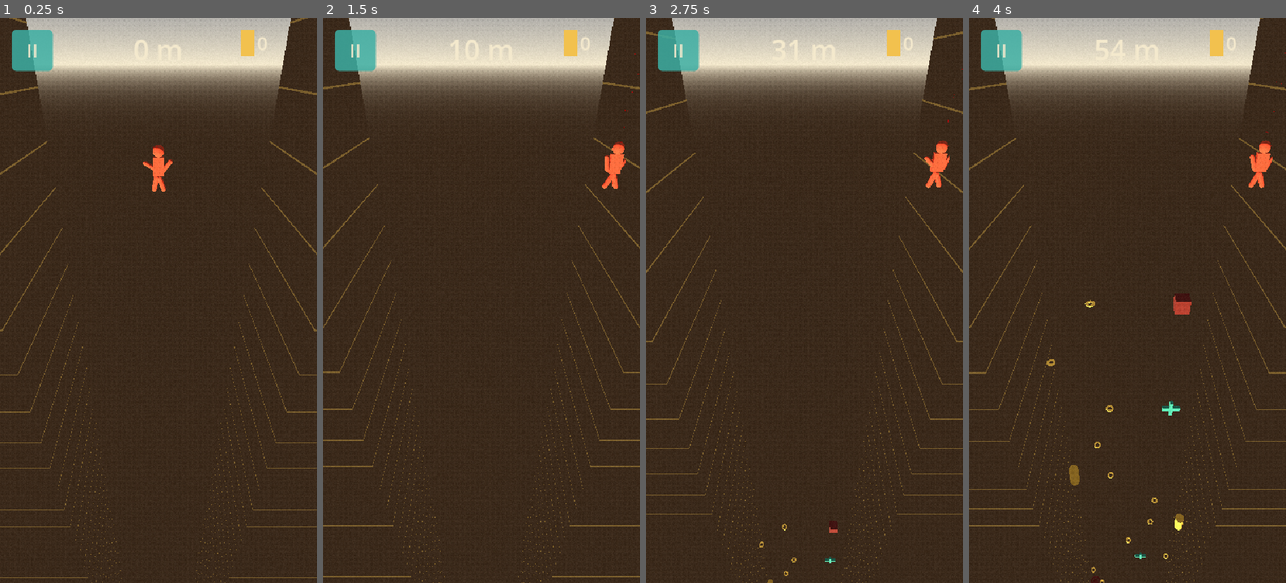
Above: before the commit, frames 1-4 (left to right).
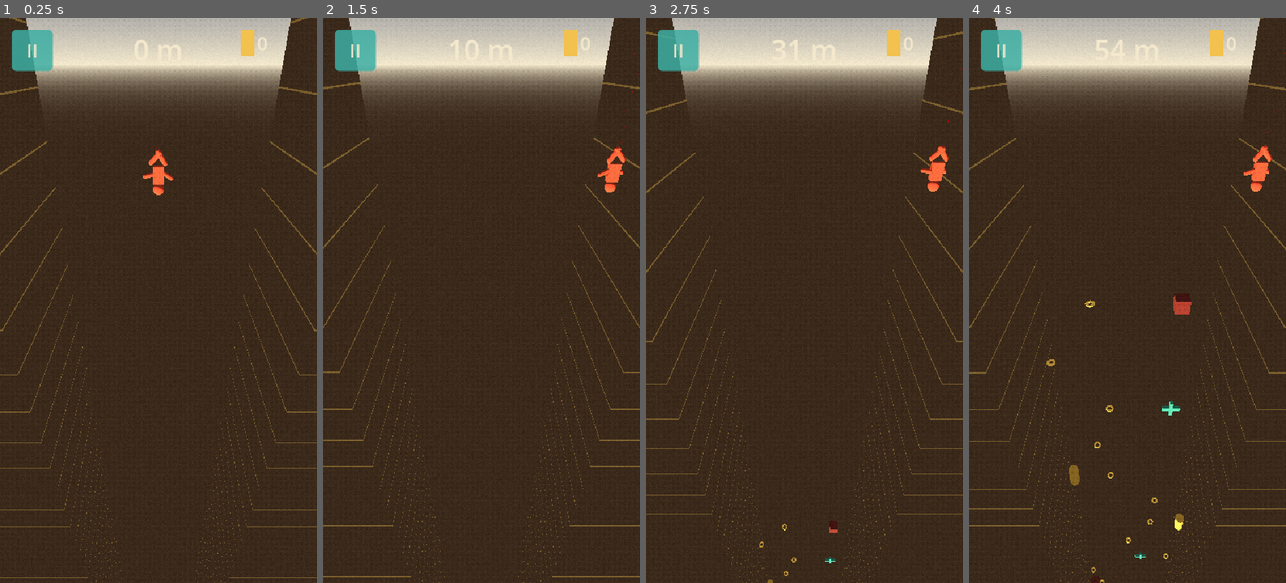
Above: after the commit, the same moments.

Repository: quvntvn/Hyperdive
Game: Godot game, scene res://scenes/game/main_game.tscn
Same seed, same stepped clock (60 frames per second), same inputs: the game is played once before the commit and once after it. This scene is started directly instead of the project's main scene.
Inputs (mouse positions are in pixels of both pictures, inside the frame that each line leads up to):
- Up to frame 1 (0.25 s): no input
- Up to frame 2 (1.5 s): tap Enter at 0.5 s; move the mouse to (551, 272) at 0.52 s; hold D (move_right) 0.53-1.25 s; tap 1 at 0.6 s; click (551, 272) at 0.67 s; drag from (418, 328) to (465, 413) at 1.27 s
- Up to frame 3 (2.75 s): move the mouse to (836, 176) at 2.02 s; hold D (move_right) from 2.03 s (still down); tap 3 at 2.1 s
- Up to frame 4 (4 s): release D (move_right) at 2.75 s; drag from (1111, 413) to (1032, 215) at 2.77 s; move the mouse to (1222, 385) at 3.52 s; hold A (move_left) from 3.53 s (still down); tap 2 at 3.6 s

The runs differ from the first frame. In frame 1, 0.3% of the frame differs, in the area x 45-55%, y 22-32%; in frame 2, 0.3%; in frame 3, 0.3%; in frame 4, 0.3%.

Commit message:
feat(player): perso en plongeon tête la première, pose spread-eagle
Co-Authored-By: Claude Sonnet 4.6 <noreply@anthropic.com>

Diff:
--- a/hyperdive/scripts/player/player.gd
+++ b/hyperdive/scripts/player/player.gd
@@ -9,6 +9,7 @@
 const TOUCH_FOLLOW_SPEED: float = 8.0
 const TRAIL_BASE_AMOUNT: int = 40
 const WALL_HIT_COOLDOWN: float = 0.3
+const CHARACTER_BASE_ROT := Vector3(180.0, 0.0, 0.0)
 
 var _is_touching: bool = false
 var _wall_hit_cooldown: float = 0.0
@@ -31,6 +32,7 @@
 	Settings.daily_games += 1
 	Settings.update_daily_progress()
 	Settings.save_settings()
+	$Character.rotation_degrees = CHARACTER_BASE_ROT
 	body_entered.connect(_on_body_entered)
 	_apply_skin(Settings.equipped_skin)
 	Settings.equipped_skin_changed.connect(_apply_skin)
@@ -249,8 +251,8 @@
 func _body_recoil() -> void:
 	var tween := create_tween()
 	tween.tween_property($Character, "rotation_degrees",
-		Vector3(randf_range(-12.0, 12.0), 0.0, randf_range(-8.0, 8.0)), 0.05)
-	tween.tween_property($Character, "rotation_degrees", Vector3.ZERO, 0.15)
+		CHARACTER_BASE_ROT + Vector3(randf_range(-12.0, 12.0), 0.0, randf_range(-8.0, 8.0)), 0.05)
+	tween.tween_property($Character, "rotation_degrees", CHARACTER_BASE_ROT, 0.15)
 
 func _physics_process(delta: float) -> void:
 	if _is_dead:
@@ -285,11 +287,12 @@
 	_jolt = move_toward(_jolt, 0.0, delta * 4.0)
 	var lateral: float = linear_velocity.x
 	# speed, phase, base_z, z_amp, x_amp, lat_z, jolt_z, jolt_x
-	_apply_limb_sway($Character/ArmLeft,  lateral, delta, 3.1, 0.0, -150.0, 21.0,  9.0, -1.2,  45.0,  12.0)
-	_apply_limb_sway($Character/ArmRight, lateral, delta, 2.8, 1.7,  150.0, 18.0, 11.0, -1.2, -38.0, -20.0)
-	_apply_limb_sway($Character/LegLeft,  lateral, delta, 2.3, 0.9,  -22.0,  9.0, 11.0, -0.5,  25.0,  30.0)
-	_apply_limb_sway($Character/LegRight, lateral, delta, 2.6, 2.4,   22.0,  8.0, 12.0, -0.5, -20.0, -25.0)
-	_apply_limb_sway($Character/Head,     lateral, delta, 1.8, 3.2,    0.0,  8.0,  5.0, -0.4,  20.0,   8.0)
+	# lat_z positif car Character est flippé X=180° (Z local = -Z monde)
+	_apply_limb_sway($Character/ArmLeft,  lateral, delta, 3.1, 0.0,  80.0, 21.0,  9.0, 1.2,  45.0,  12.0)
+	_apply_limb_sway($Character/ArmRight, lateral, delta, 2.8, 1.7, -80.0, 18.0, 11.0, 1.2, -38.0, -20.0)
+	_apply_limb_sway($Character/LegLeft,  lateral, delta, 2.3, 0.9,  40.0,  9.0, 11.0, 0.5,  25.0,  30.0)
+	_apply_limb_sway($Character/LegRight, lateral, delta, 2.6, 2.4, -40.0,  8.0, 12.0, 0.5, -20.0, -25.0)
+	_apply_limb_sway($Character/Head,     lateral, delta, 1.8, 3.2,   0.0,  8.0,  5.0, 0.4,  20.0,   8.0)
 
 func _apply_limb_sway(node: Node3D, lateral: float, delta: float,
 		speed: float, phase: float,
